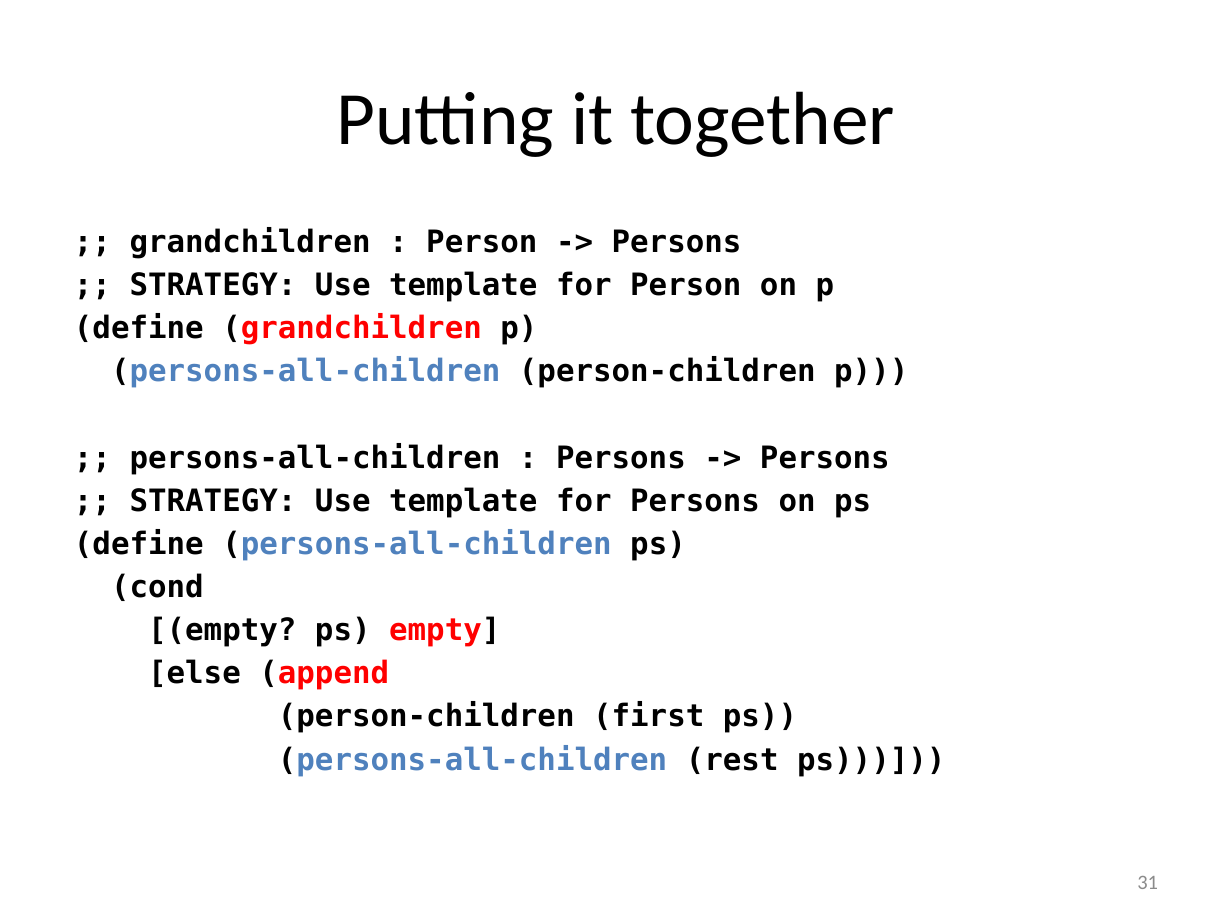
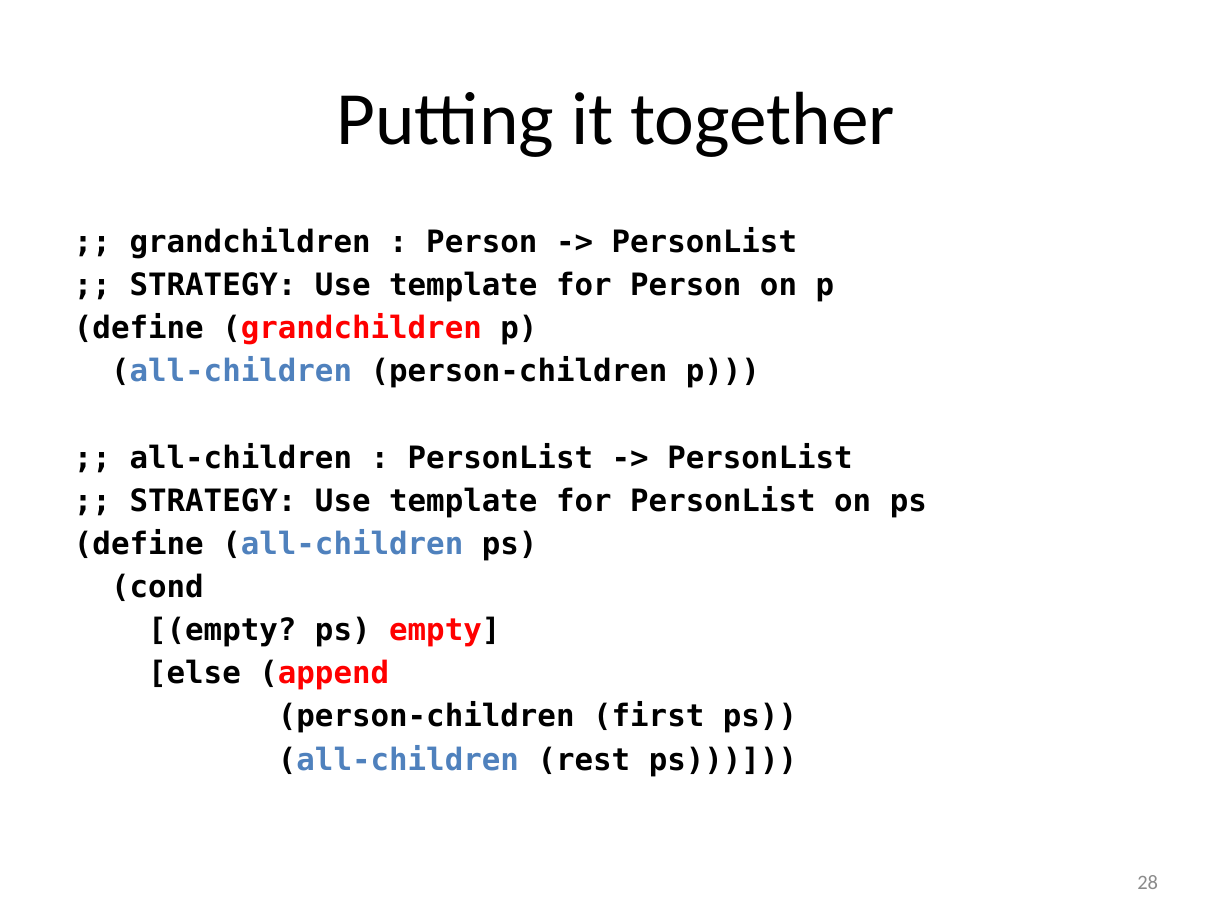
Before and after one commit to mwand/cs5010f17, a slide deck: slide 28 of Slides/Lesson 5.X Trees and Graphs - Combined Slides.pptx (slide 31 before the commit). Drawn at 1232x924 pixels with LibreOffice and Linux fonts; fonts in the diff are those of the drawing. Boxes give left, top, right and bottom in pixels: in the first picture for what was removed or moved away, otherwise in the second. Text is boxed around its words. In the diff, an @@ line names an element or a change of style, - is before the commit and + after.

```diff
--- a/Slides/Lesson 5.X Trees and Graphs - Combined Slides.pptx
+++ b/Slides/Lesson 5.X Trees and Graphs - Combined Slides.pptx
@@ text at <box>130,227,797,259</box>: text changed @@
-;; grandchildren : Person -> Persons
+;; grandchildren : Person -> PersonList
@@ text at <box>74,356,927,561</box>: text changed @@
-(persons-all-children (person-children p)))
-;; persons-all-children : Persons -> Persons
-;; STRATEGY: Use template for Persons on ps
-(define (persons-all-children ps)
+(all-children (person-children p)))
+;; all-children : PersonList -> PersonList
+;; STRATEGY: Use template for PersonList on ps
+(define (all-children ps)
@@ text at <box>278,745,797,776</box>: text changed; text colour #4F81BD to #000000 @@
-(persons-all-children (rest ps)))]))
+(all-children (rest ps)))]))
@@ page number at <box>1137,875,1158,889</box>: text changed @@
-31
+28
```
Also in this commit, not shown: 30 other slides changed, 1 slide added, 4 slides removed, 51 other files.
